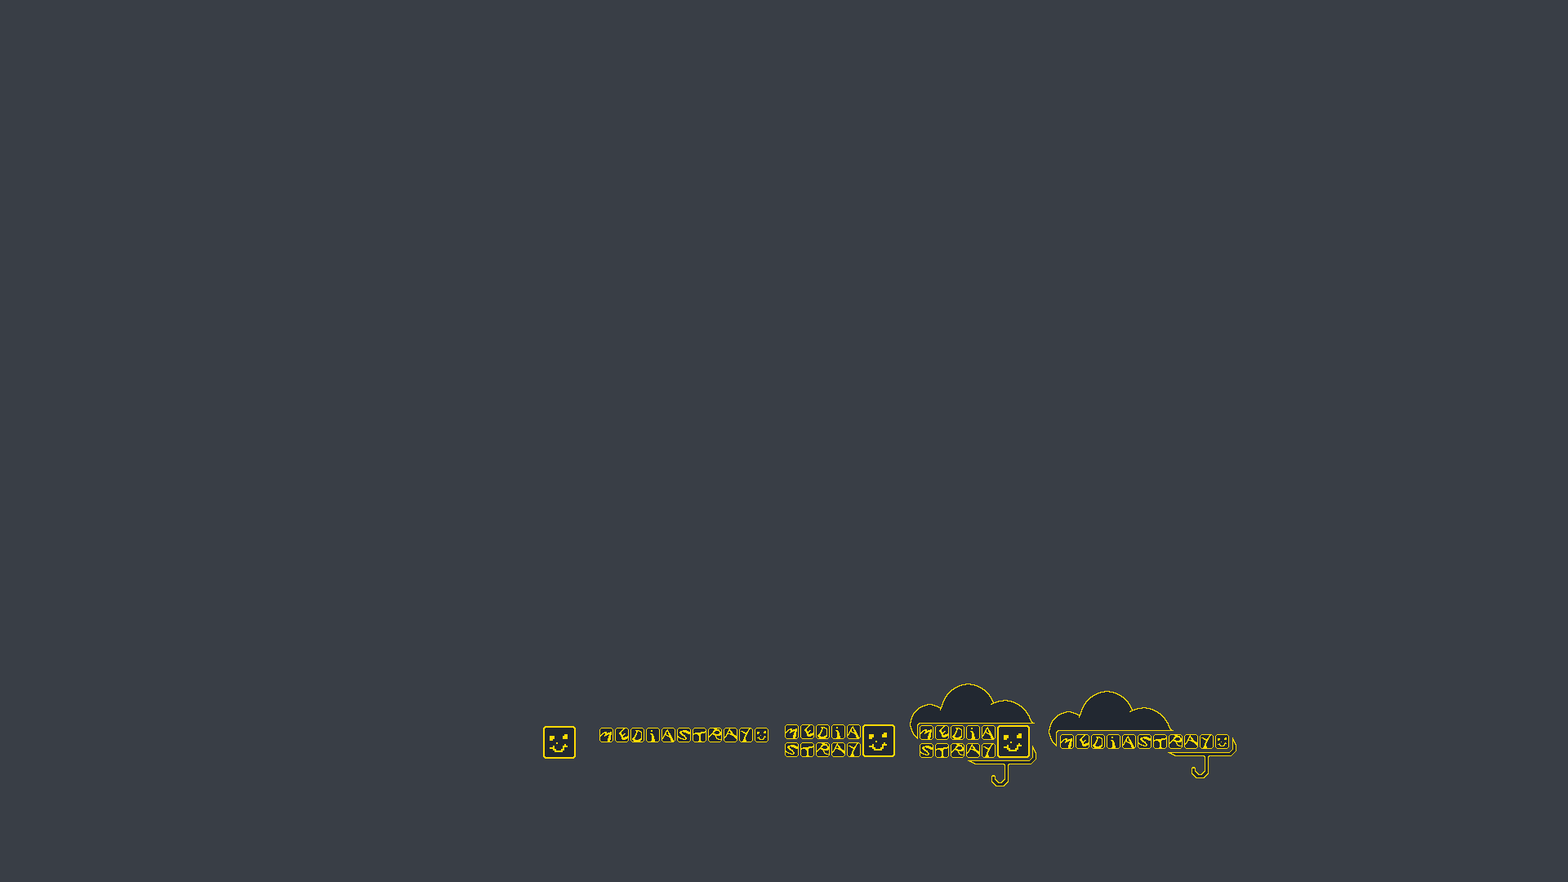
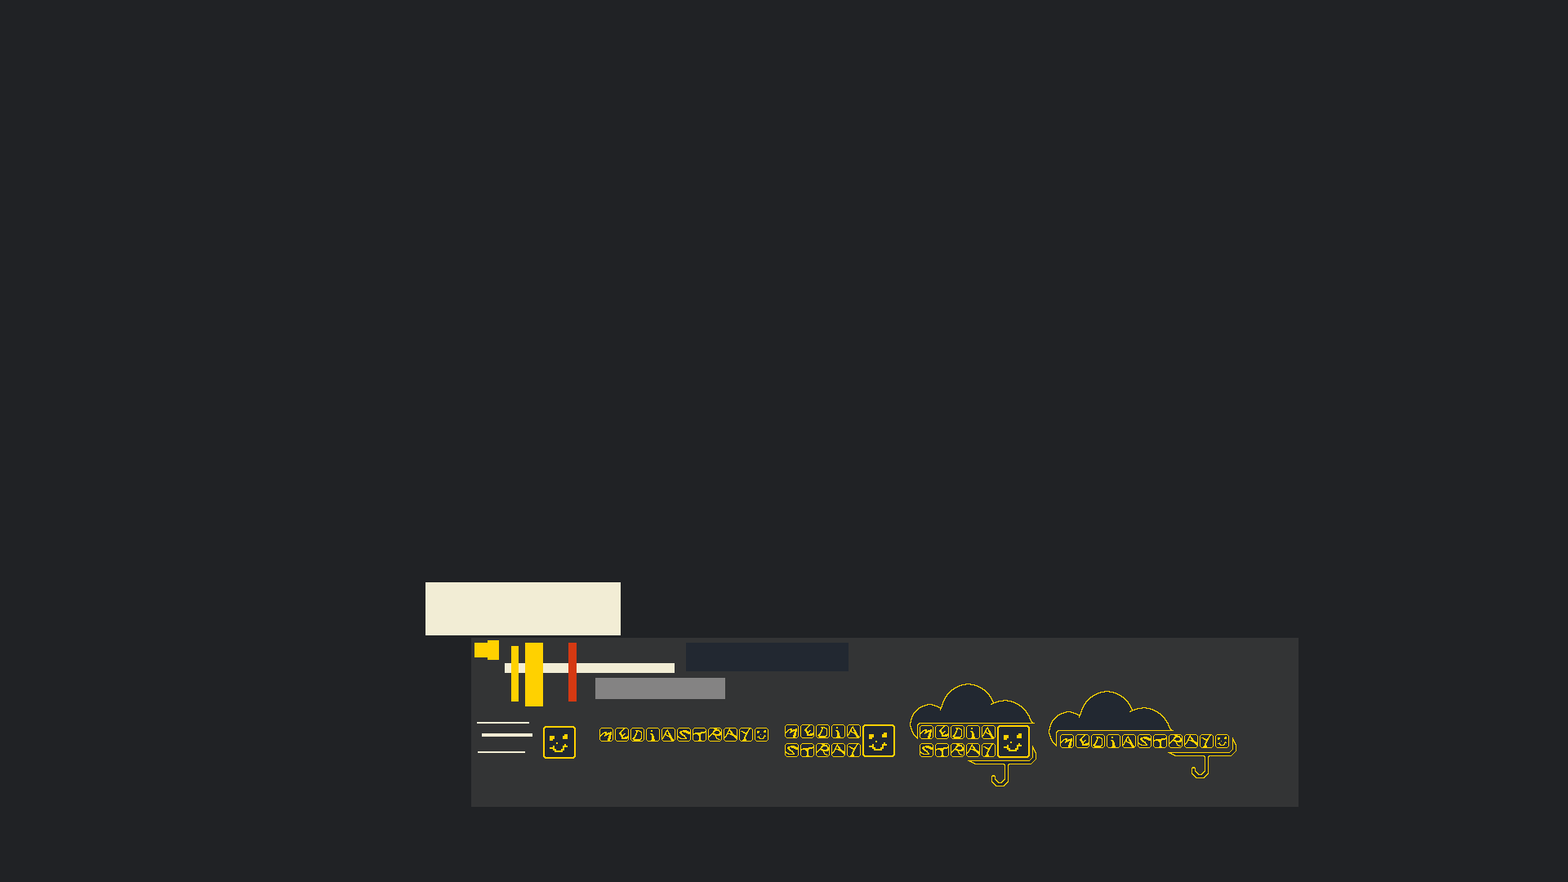
Before/after of a 1568 × 882 layered artwork. What changed in the layer stack:
painted on "Pasted Layer #2" over [543, 726, 576, 759]
painted on "Pasted Layer #4" over [784, 724, 896, 758]
painted on "Pasted Layer #3" over [909, 683, 1037, 787]
painted on "Pasted Layer copy" over [599, 727, 769, 743]
painted on "Pasted Layer" over [1048, 690, 1237, 779]
painted on "Background" over [0, 0, 1568, 882]